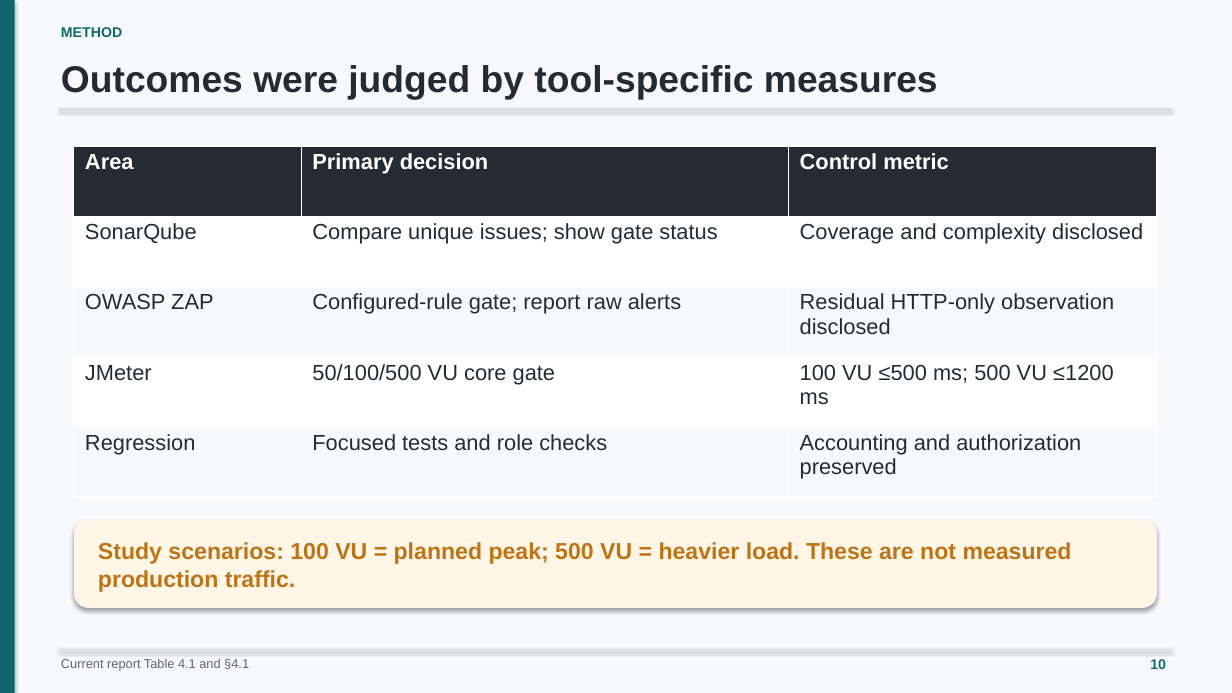
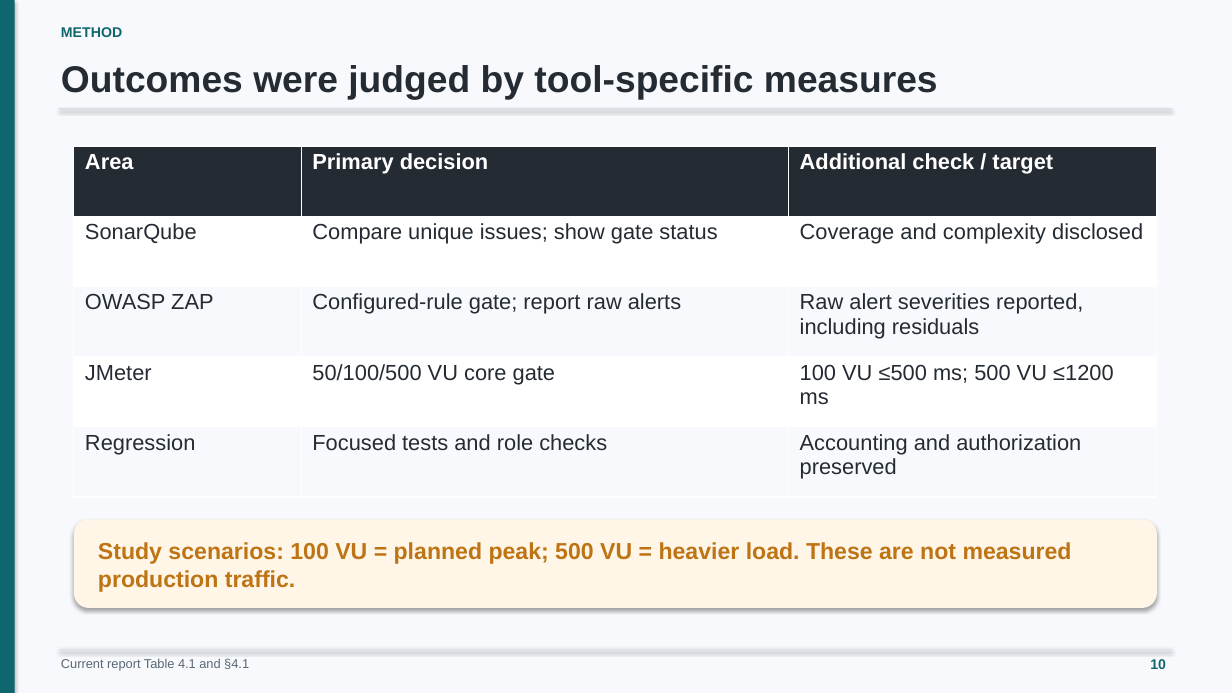
Before and after one commit to minatozaki98/financial-accounting, a slide deck: slide 10 of Document/outputs/final-defense/G6519692_Zaw_Ye_Htut_Ko_Final_Thesis_Defense.pptx. Drawn at 1232x693 pixels with LibreOffice and Linux fonts; fonts in the diff are those of the drawing. Boxes give left, top, right and bottom in pixels: in the first picture for what was removed or moved away, otherwise in the second. Text is boxed around its words. In the diff, an @@ line names an element or a change of style, - is before the commit and + after.

```diff
--- a/Document/outputs/final-defense/G6519692_Zaw_Ye_Htut_Ko_Final_Thesis_Defense.pptx
+++ b/Document/outputs/final-defense/G6519692_Zaw_Ye_Htut_Ko_Final_Thesis_Defense.pptx
@@ table at [74, 146, 1156, 497] @@
-row 1, column 3: Control metric
+row 1, column 3: Additional check / target
-row 3, column 3: Residual HTTP-only observation disclosed
+row 3, column 3: Raw alert severities reported, including residuals
```
Also in this commit, not shown: 2 other files.
